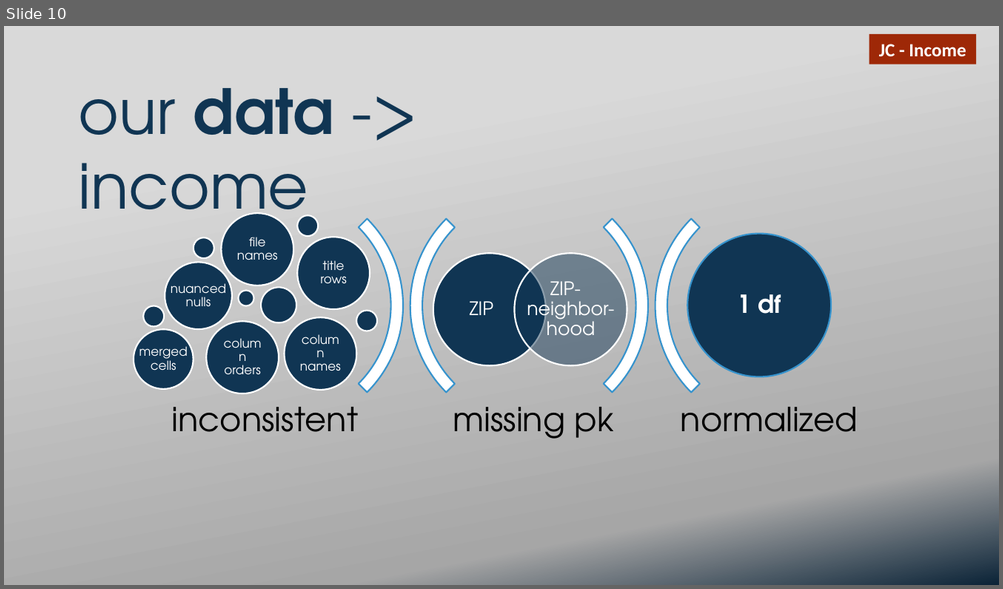
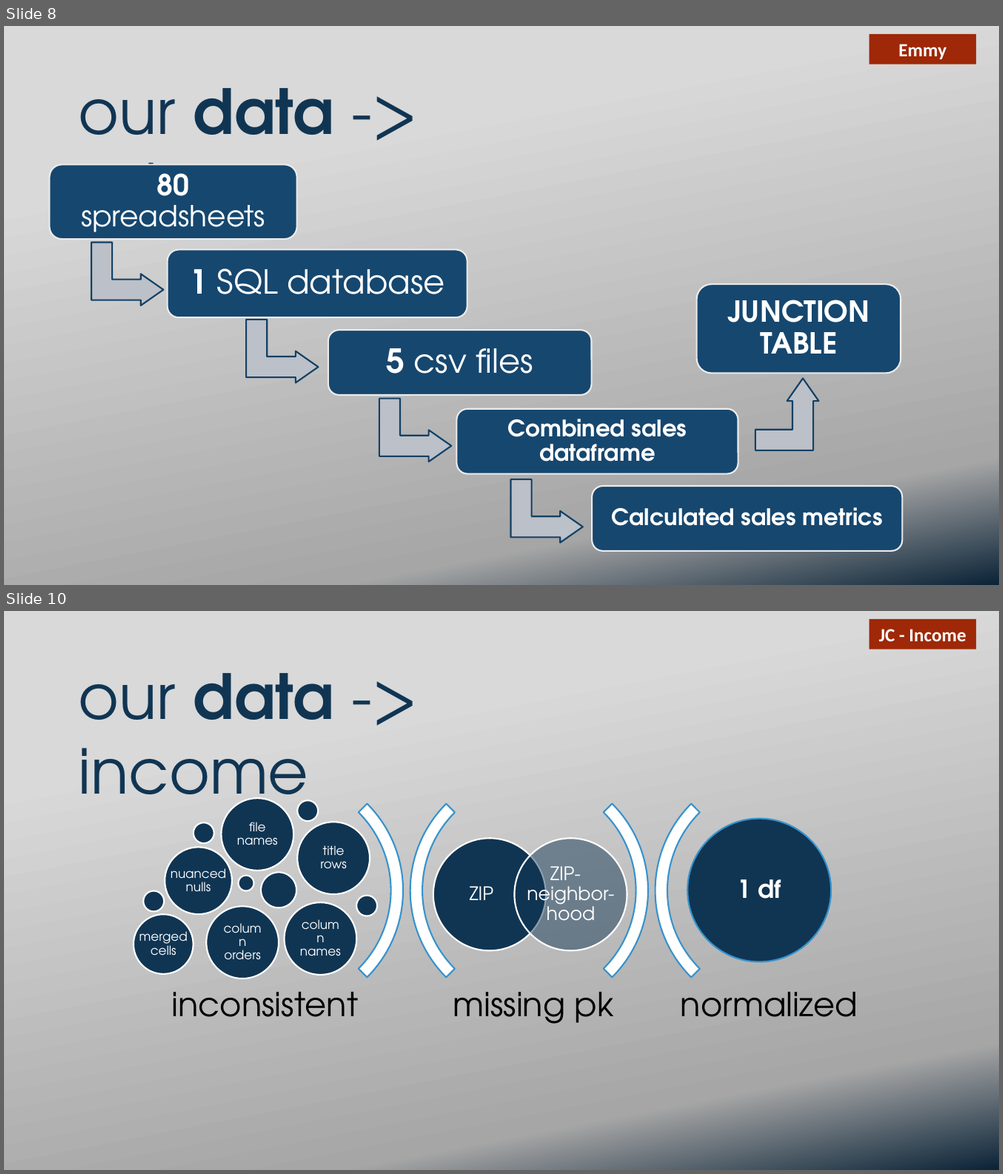
Before and after one commit to ekuo651/NYC-RE-Neighborhood-Trends, a slide deck: Presentation.pptx. Shown one above the other, each under a label of ours: slide 10 before the commit, slides 8 and 10 after it; the slides between them are not shown. The pictures are 1003x589 and 1003x1174 pixels, drawn with LibreOffice and Linux fonts; fonts in the diff are those of the drawing; background and template pictures are left out. Boxes give left, top, right and bottom in pixels: in the first picture for what was removed or moved away, otherwise in the second. Text is boxed around its words. In the diff, an @@ line names an element or a change of style, - is before the commit and + after.

Commit message:
edited sales, added dev and junction table slides

```diff
--- a/Presentation.pptx
+++ b/Presentation.pptx
@@ slide 8 added at bbox=[4, 26, 999, 585], background picture (left out) @@
@@ rectangle added at bbox=[869, 34, 976, 64], fill #9E2807, 18 pt, text #FFFFFF, bold @@
+Emmy
@@ text added at bbox=[79, 88, 335, 232], 60 pt, text #113553 @@
+our data -> sales
@@ rounded rectangle added at bbox=[697, 284, 900, 373], fill #16476F, outline #EBEBEB 1.5 pt @@
@@ text added at bbox=[727, 300, 870, 354], 28 pt, text #FFFFFF, bold @@
+JUNCTION TABLE
@@ bent up arrow added at bbox=[755, 379, 819, 452], fill #BDC1C8, outline #144065 1.5 pt @@
@@ group added at bbox=[50, 164, 902, 551]: 5 rounded rectangles, 5 texts, 4 bent up arrows @@
+80 spreadsheets
+1 SQL database
+5 csv files
+Combined sales dataframe
+Calculated sales metrics
```
Also in this commit, not shown: 1 slide changed, 3 other slides added, 3 slides removed.
